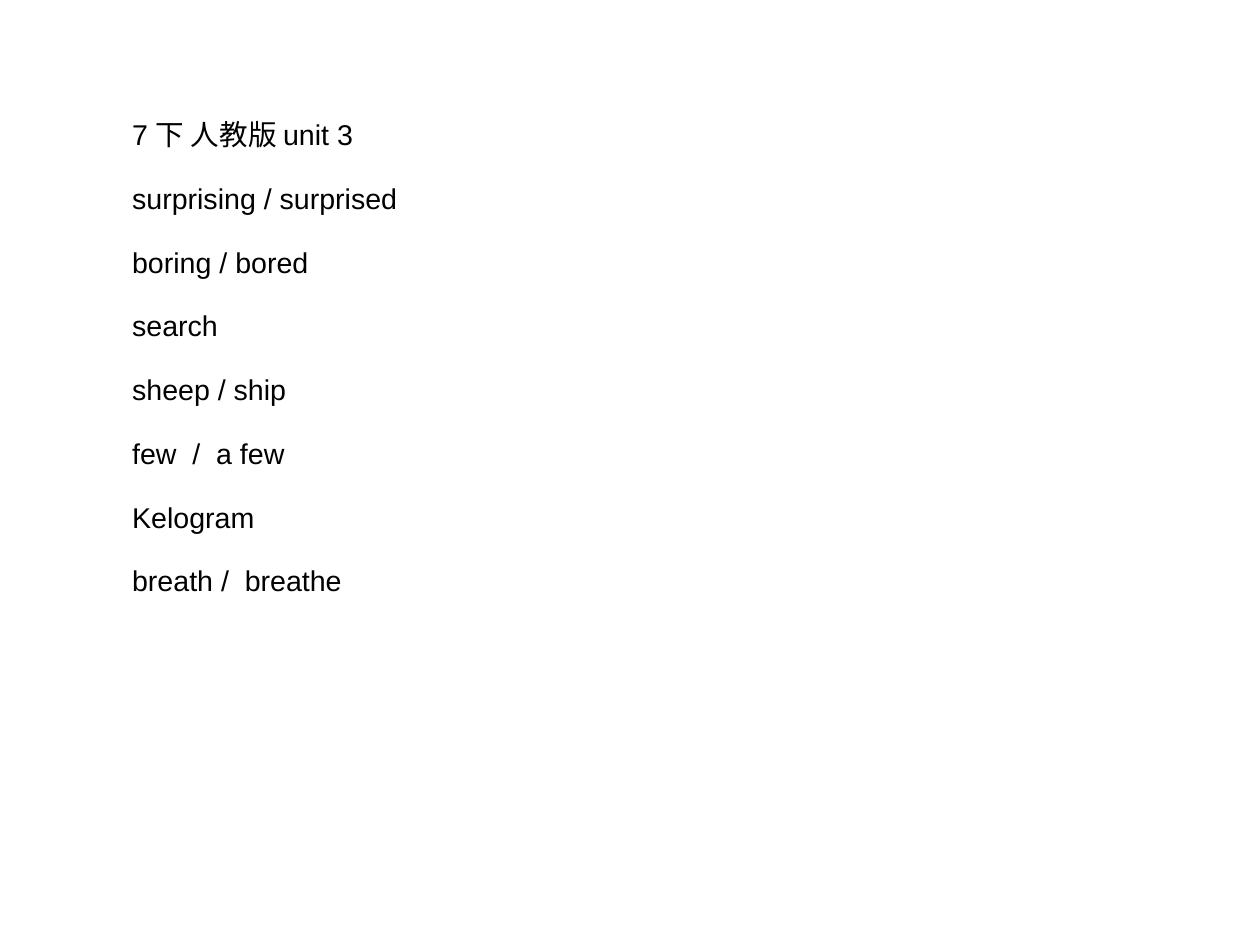
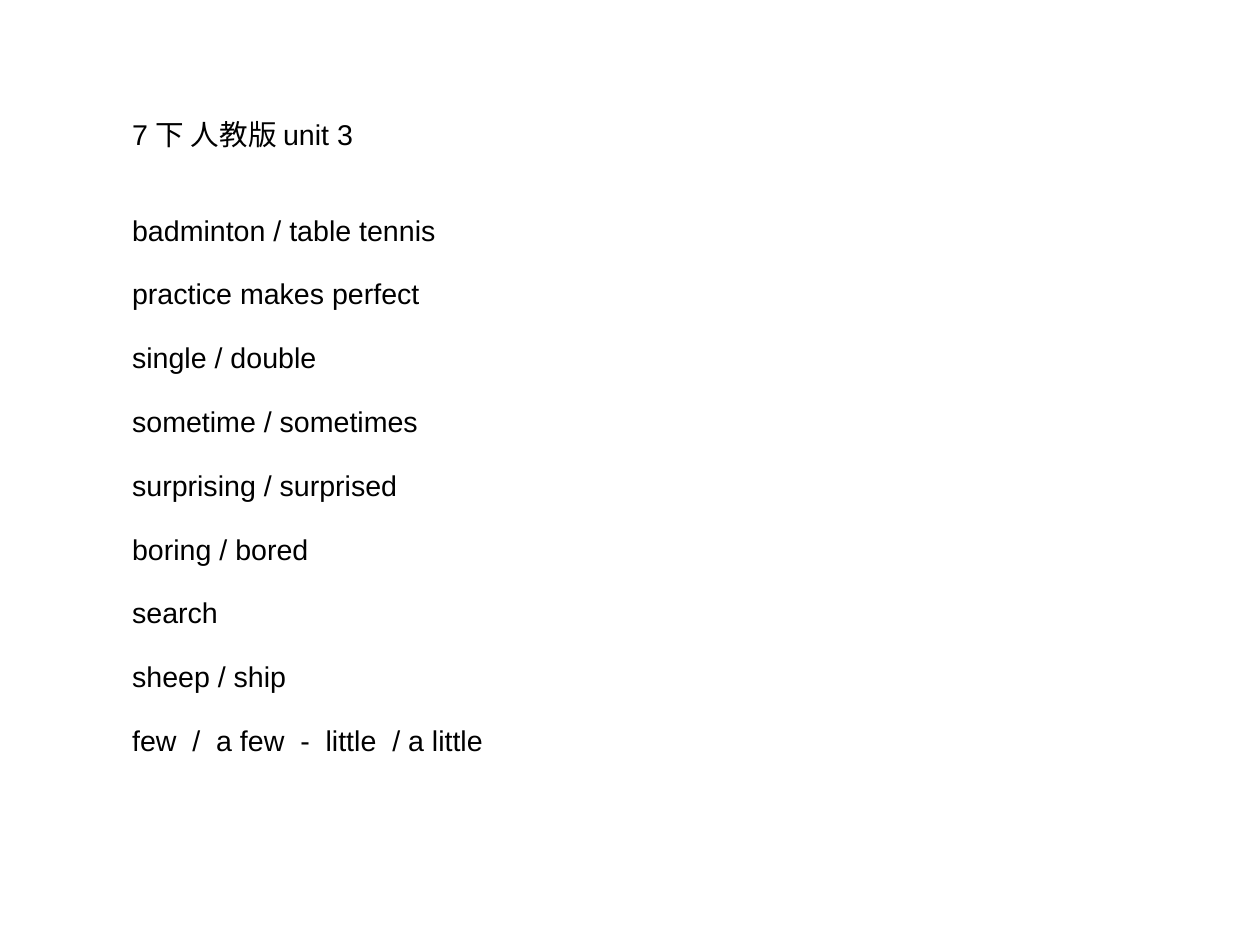
Before and after one commit to ericzhang/english-math, a slide deck: slide 1 of english/grade-7-下/7下英语人教版-unit-3-words.ppt. Drawn at 1260x945 pixels with LibreOffice and Linux fonts; fonts in the diff are those of the drawing. Boxes give left, top, right and bottom in pixels: in the first picture for what was removed or moved away, otherwise in the second. Text is boxed around its words. In the diff, an @@ line names an element or a change of style, - is before the commit and + after.

```diff
--- a/english/grade-7-下/7下英语人教版-unit-3-words.ppt
+++ b/english/grade-7-下/7下英语人教版-unit-3-words.ppt
@@ text at (132,220,435,433): paragraphs added @@
+badminton / table tennis
+practice makes perfect
+single / double
+sometime / sometimes
@@ text at (132,730,483,752): text changed @@
-few / a few
-Kelogram
-breath / breathe
+few / a few - little / a little
```
Also in this commit, not shown: 1 slide added, 5 other files.
